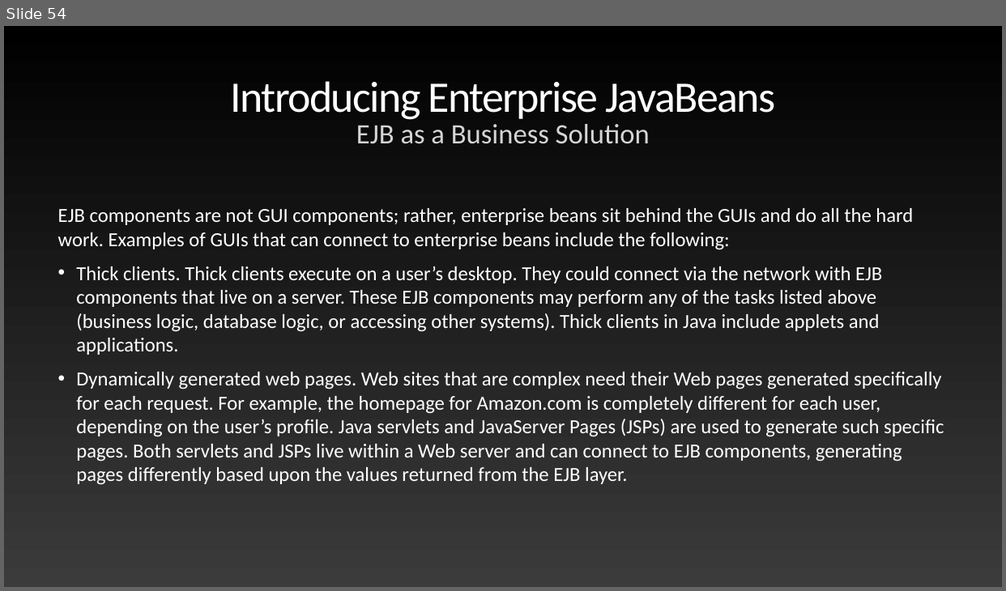
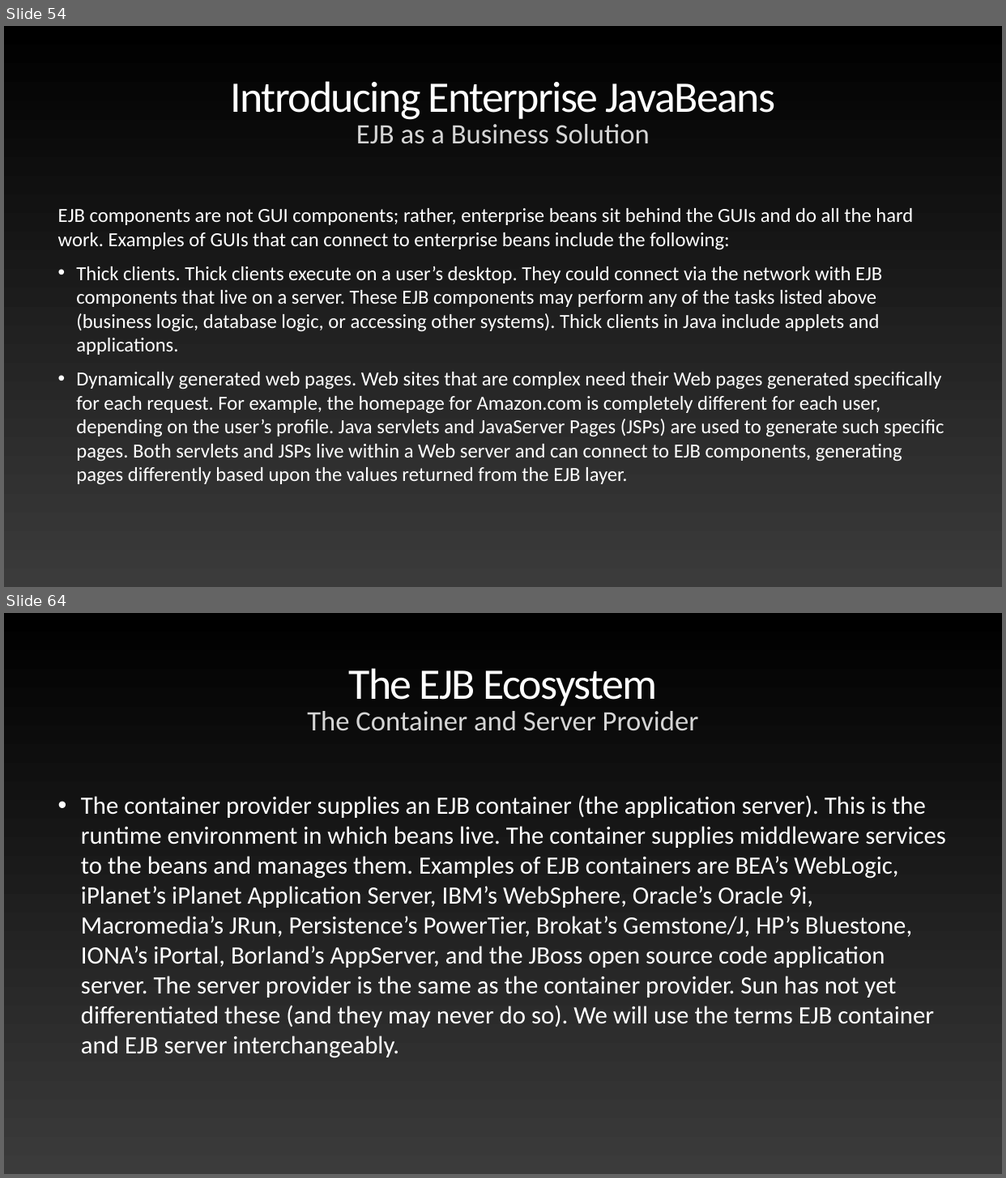
Before and after one commit to anmolrajaroraa/AdvJavaNov2020, a slide deck: Mastering Enterprise JavaBeans.pptx. Shown one above the other, each under a label of ours: slide 54 before the commit, slides 54 and 64 after it; the slides between them are not shown. The pictures are 1006x591 and 1006x1178 pixels, drawn with LibreOffice and Linux fonts; fonts in the diff are those of the drawing. Boxes give left, top, right and bottom in pixels: in the first picture for what was removed or moved away, otherwise in the second. Text is boxed around its words. In the diff, an @@ line names an element or a change of style, - is before the commit and + after.

```diff
--- a/Mastering Enterprise JavaBeans.pptx
+++ b/Mastering Enterprise JavaBeans.pptx
@@ slide 64 added at [4, 613, 1002, 1174], background gradient #000000 to #3B3B3B @@
@@ title added at [349, 668, 657, 706], 84 pt, text gradient #FFFFFF to #929292 @@
+The EJB Ecosystem
@@ text added at [307, 711, 699, 731], 54 pt, text #D5D5D5 @@
+The Container and Server Provider
@@ text added at [81, 795, 946, 1059], 48 pt, text #FFFFFF @@
+• The container provider supplies an EJB container (the application server). This is the runtime environment in which beans live. The container supplies middleware services to the beans and manages them. Examples of EJB containers are BEA’s WebLogic, iPlanet’s iPlanet Application Server, IBM’s WebSphere, Oracle’s Oracle 9i, Macromedia’s JRun, Persistence’s PowerTier, Brokat’s Gemstone/J, HP’s Bluestone, IONA’s iPortal, Borland’s AppServer, and the JBoss open source code application server. The server provider is the same as the container provider. Sun has not yet differentiated these (and they may never do so). We will use the terms EJB container and EJB server interchangeably.
```
Also in this commit, not shown: 87 other slides added.
